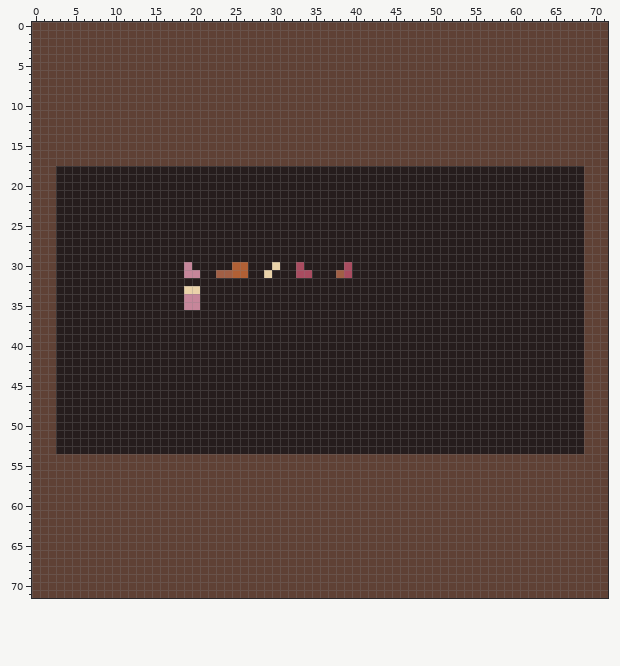
Edited in one commit: sprite sheet (022level.png). Above, as it was before the edit.
The file is 72x72 pixels.
The same view after the edit:
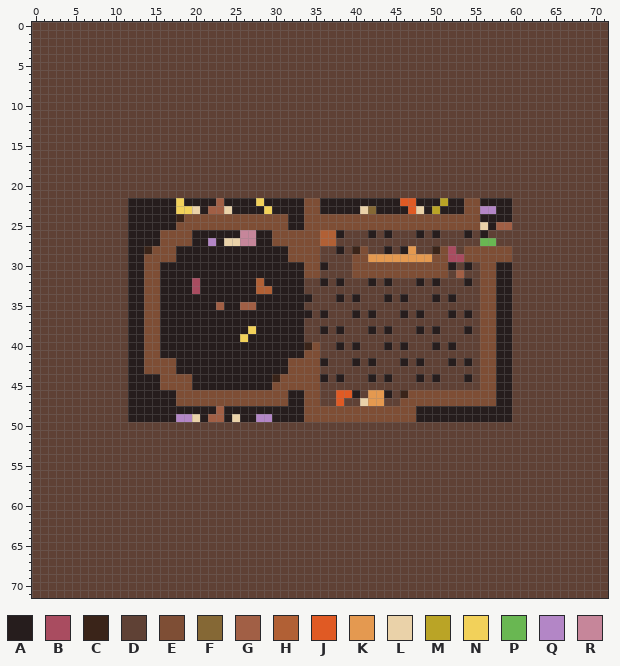
Palette (. is transparent): A #261d1d  B #a94c60  C #3a2419  D #5f4135  E #7e4e35  F #856835  G #a15f45  H #b16035  J #e05a24  K #e49950  L #ead2a9  M #baa426  N #f2d15a  P #69b752  Q #b386c6  R #c6869a
The edit:
y 18..21: x 3..68 AAAAAAAAAAAAAAAAAAAAAAAAAAAAAAAAAAAAAAAAAAAAAAAAAAAAAAAAAAAAAAAAAA -> DDDDDDDDDDDDDDDDDDDDDDDDDDDDDDDDDDDDDDDDDDDDDDDDDDDDDDDDDDDDDDDDDD
y 22: x 3..11 AAAAAAAAA -> DDDDDDDDD; x 18 A -> N; x 23 A -> G; x 28 A -> N; x 34..35 AA -> EE; x 46..47 AA -> JJ; x 51 A -> M; x 54..55 AA -> EE; x 60..68 AAAAAAAAA -> DDDDDDDDD
y 23: x 3..11 AAAAAAAAA -> DDDDDDDDD; x 18..20 AAA -> NNL; x 22..24 AAA -> GGL; x 29 A -> N; x 34..35 AA -> EE; x 41..42 AA -> LF; x 47..48 AA -> JL; x 50 A -> M; x 54..57 AAAA -> EEQQ; x 60..68 AAAAAAAAA -> DDDDDDDDD
y 24: x 3..11 AAAAAAAAA -> DDDDDDDDD; x 18..31 AAAAAAAAAAAAAA -> CEEEEEEEEEEEEE; x 34..55 AAAAAAAAAAAAAAAAAAAAAA -> EEEEEEEEEEEEEEEEEEEEEE; x 60..68 AAAAAAAAA -> DDDDDDDDD
y 25: x 3..11 AAAAAAAAA -> DDDDDDDDD; x 18..31 AAAAAAAAAAAAAA -> EEEEEEEEEEEEEE; x 34..56 AAAAAAAAAAAAAAAAAAAAAAA -> EEEEEEEEEEEEEEEEEEEEEEL; x 58..68 AAAAAAAAAAA -> GGDDDDDDDDD
y 26: x 3..11 AAAAAAAAA -> DDDDDDDDD; x 16..19 AAAA -> EEEE; x 26..27 AA -> RR; x 30..37 AAAAAAAA -> EEEEEEHH; x 39..41 AAA -> DDD; x 43 A -> D; x 45..47 AAA -> DDD; x 49 A -> D; x 51..53 AAA -> DDD; x 55 A -> D; x 57..68 AAAAAAAAAAAA -> DDDDDDDDDDDD
y 27: x 3..11 AAAAAAAAA -> DDDDDDDDD; x 16..19 AAAA -> EEEE; x 22 A -> Q; x 24..27 AAAA -> LLRR; x 30..68 AAAAAAAAAAAAAAAAAAAAAAAAAAAAAAAAAAAAAAA -> EEEEEEHHDDDDDDDDDDDDDDDDDDPPDDDDDDDDDDD
y 28: x 3..11 AAAAAAAAA -> DDDDDDDDD; x 14..17 AAAA -> CEEE; x 32..37 AAAAAA -> EEEEDD; x 39..43 AAAAA -> DCEDD; x 45 A -> D; x 47..68 AAAAAAAAAAAAAAAAAAAAAA -> KDDCEBDEEEEEEDDDDDDDDD
y 29: x 3..11 AAAAAAAAA -> DDDDDDDDD; x 14..17 AAAA -> EEEE; x 32..68 AAAAAAAAAAAAAAAAAAAAAAAAAAAAAAAAAAAAA -> EEEEDDDDEEKKKKKKKKEEBBEEEEEEDDDDDDDDD
y 30: x 3..11 AAAAAAAAA -> DDDDDDDDD; x 14..15 AA -> EE; x 19 R -> A; x 25..26 HH -> AA; x 30 L -> A; x 33..35 BAA -> AEE; x 37..51 AABAAAAAAAAAAAA -> DDDEEEEEEEEEEEE; x 53 A -> D; x 55..57 AAA -> DEE; x 60..68 AAAAAAAAA -> DDDDDDDDD
y 31: x 3..11 AAAAAAAAA -> DDDDDDDDD; x 14..15 AA -> EE; x 19..20 RR -> AA; x 23..26 GGHH -> AAAA; x 29 L -> A; x 33..57 BBAAAGBAAAAAAAAAAAAAAAAAA -> AEEDDDDEEEEEEEEEEEEDGDDEE; x 60..68 AAAAAAAAA -> DDDDDDDDD
y 32: x 3..11 AAAAAAAAA -> DDDDDDDDD; x 14..15 AA -> EE; x 20 A -> B; x 28 A -> H; x 34..35 AA -> DD; x 37 A -> D; x 39..41 AAA -> DDD; x 43 A -> D; x 45..47 AAA -> DDD; x 49 A -> D; x 51..53 AAA -> DDD; x 55..57 AAA -> DEE; x 60..68 AAAAAAAAA -> DDDDDDDDD
y 33: x 3..11 AAAAAAAAA -> DDDDDDDDD; x 14..15 AA -> EE; x 19..20 LL -> AB; x 28..29 AA -> HH; x 34..57 AAAAAAAAAAAAAAAAAAAAAAAA -> DDDDDDDDDDDDDDDDDDDDDDEE; x 60..68 AAAAAAAAA -> DDDDDDDDD
y 34: x 3..11 AAAAAAAAA -> DDDDDDDDD; x 14..15 AA -> EE; x 19..20 RR -> AA; x 35..37 AAA -> DDD; x 39 A -> D; x 41..43 AAA -> DDD; x 45 A -> D; x 47..49 AAA -> DDD; x 51 A -> D; x 53..57 AAAAA -> DDDEE; x 60..68 AAAAAAAAA -> DDDDDDDDD
y 35: x 3..11 AAAAAAAAA -> DDDDDDDDD; x 14..15 AA -> EE; x 19..20 RR -> AA; x 23 A -> G; x 26..27 AA -> GG; x 34..57 AAAAAAAAAAAAAAAAAAAAAAAA -> DDDDDDDDDDDDDDDDDDDDDDEE; x 60..68 AAAAAAAAA -> DDDDDDDDD
y 36: x 3..11 AAAAAAAAA -> DDDDDDDDD; x 14..15 AA -> EE; x 35 A -> D; x 37..39 AAA -> DDD; x 41 A -> D; x 43..45 AAA -> DDD; x 47 A -> D; x 49..51 AAA -> DDD; x 53 A -> D; x 55..57 AAA -> DEE; x 60..68 AAAAAAAAA -> DDDDDDDDD
y 37: x 3..11 AAAAAAAAA -> DDDDDDDDD; x 14..15 AA -> EE; x 34..57 AAAAAAAAAAAAAAAAAAAAAAAA -> DDDDDDDDDDDDDDDDDDDDDDEE; x 60..68 AAAAAAAAA -> DDDDDDDDD
y 38: x 3..11 AAAAAAAAA -> DDDDDDDDD; x 14..15 AA -> EE; x 27 A -> N; x 34..35 AA -> DD; x 37 A -> D; x 39..41 AAA -> DDD; x 43 A -> D; x 45..47 AAA -> DDD; x 49 A -> D; x 51..53 AAA -> DDD; x 55..57 AAA -> DEE; x 60..68 AAAAAAAAA -> DDDDDDDDD
y 39: x 3..11 AAAAAAAAA -> DDDDDDDDD; x 14..15 AA -> EE; x 26 A -> N; x 34..57 AAAAAAAAAAAAAAAAAAAAAAAA -> DDDDDDDDDDDDDDDDDDDDDDEE; x 60..68 AAAAAAAAA -> DDDDDDDDD
y 40: x 3..11 AAAAAAAAA -> DDDDDDDDD; x 14..15 AA -> EE; x 34..37 AAAA -> CEDD; x 39 A -> D; x 41..43 AAA -> DDD; x 45 A -> D; x 47..49 AAA -> DDD; x 51 A -> D; x 53..57 AAAAA -> DDDEE; x 60..68 AAAAAAAAA -> DDDDDDDDD
y 41: x 3..11 AAAAAAAAA -> DDDDDDDDD; x 14..15 AA -> EE; x 34..57 AAAAAAAAAAAAAAAAAAAAAAAA -> EEDDDDDDDDDDDDDDDDDDDDEE; x 60..68 AAAAAAAAA -> DDDDDDDDD
y 42: x 3..11 AAAAAAAAA -> DDDDDDDDD; x 14..17 AAAA -> EEEE; x 32..35 AAAA -> EEEE; x 37..39 AAA -> DDD; x 41 A -> D; x 43..45 AAA -> DDD; x 47 A -> D; x 49..51 AAA -> DDD; x 53 A -> D; x 55..57 AAA -> DEE; x 60..68 AAAAAAAAA -> DDDDDDDDD
y 43: x 3..11 AAAAAAAAA -> DDDDDDDDD; x 14..17 AAAA -> EEEE; x 32..57 AAAAAAAAAAAAAAAAAAAAAAAAAA -> EEEEDDDDDDDDDDDDDDDDDDDDEE; x 60..68 AAAAAAAAA -> DDDDDDDDD
y 44: x 3..11 AAAAAAAAA -> DDDDDDDDD; x 16..19 AAAA -> EEEE; x 30..35 AAAAAA -> CEEEEE; x 37 A -> D; x 39..41 AAA -> DDD; x 43 A -> D; x 45..47 AAA -> DDD; x 49 A -> D; x 51..53 AAA -> DDD; x 55..57 AAA -> DEE; x 60..68 AAAAAAAAA -> DDDDDDDDD
y 45: x 3..11 AAAAAAAAA -> DDDDDDDDD; x 16..19 AAAA -> EEEE; x 30..57 AAAAAAAAAAAAAAAAAAAAAAAAAAAA -> EEEEEEDDDDDDDDDDDDDDDDDDDDEE; x 60..68 AAAAAAAAA -> DDDDDDDDD
y 46: x 3..11 AAAAAAAAA -> DDDDDDDDD; x 18..31 AAAAAAAAAAAAAA -> EEEEEEEEEEEEEE; x 34..39 AAAAAA -> EEDDJJ; x 41..43 AAA -> DKK; x 45..57 AAAAAAAAAAAAA -> DCEEEEEEEEEEE; x 60..68 AAAAAAAAA -> DDDDDDDDD
y 47: x 3..11 AAAAAAAAA -> DDDDDDDDD; x 18..31 AAAAAAAAAAAAAA -> EEEEEEEEEEEEEE; x 34..57 AAAAAAAAAAAAAAAAAAAAAAAA -> EEDDJDDLKKDDEEEEEEEEEEEE; x 60..68 AAAAAAAAA -> DDDDDDDDD
y 48: x 3..11 AAAAAAAAA -> DDDDDDDDD; x 23 A -> G; x 34..47 AAAAAAAAAAAAAA -> EEEEEEEEEEEEEE; x 60..68 AAAAAAAAA -> DDDDDDDDD
y 49: x 3..11 AAAAAAAAA -> DDDDDDDDD; x 18..20 AAA -> QQL; x 22..23 AA -> GG; x 25 A -> L; x 28..29 AA -> QQ; x 34..47 AAAAAAAAAAAAAA -> EEEEEEEEEEEEEE; x 60..68 AAAAAAAAA -> DDDDDDDDD
y 50..53: x 3..68 AAAAAAAAAAAAAAAAAAAAAAAAAAAAAAAAAAAAAAAAAAAAAAAAAAAAAAAAAAAAAAAAAA -> DDDDDDDDDDDDDDDDDDDDDDDDDDDDDDDDDDDDDDDDDDDDDDDDDDDDDDDDDDDDDDDDDD
Where, in picture pixels (left, top, right, bottom), the same in both pictures:
changed: (56, 166, 584, 454)
